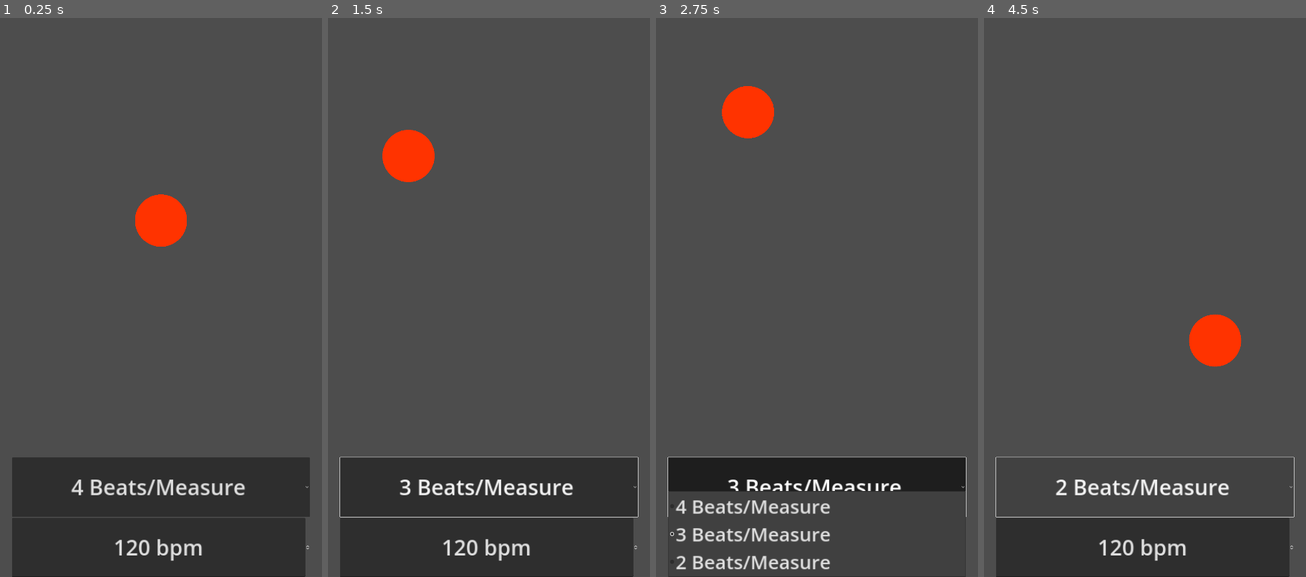
Above: before the commit, frames 1-4 (left to right).
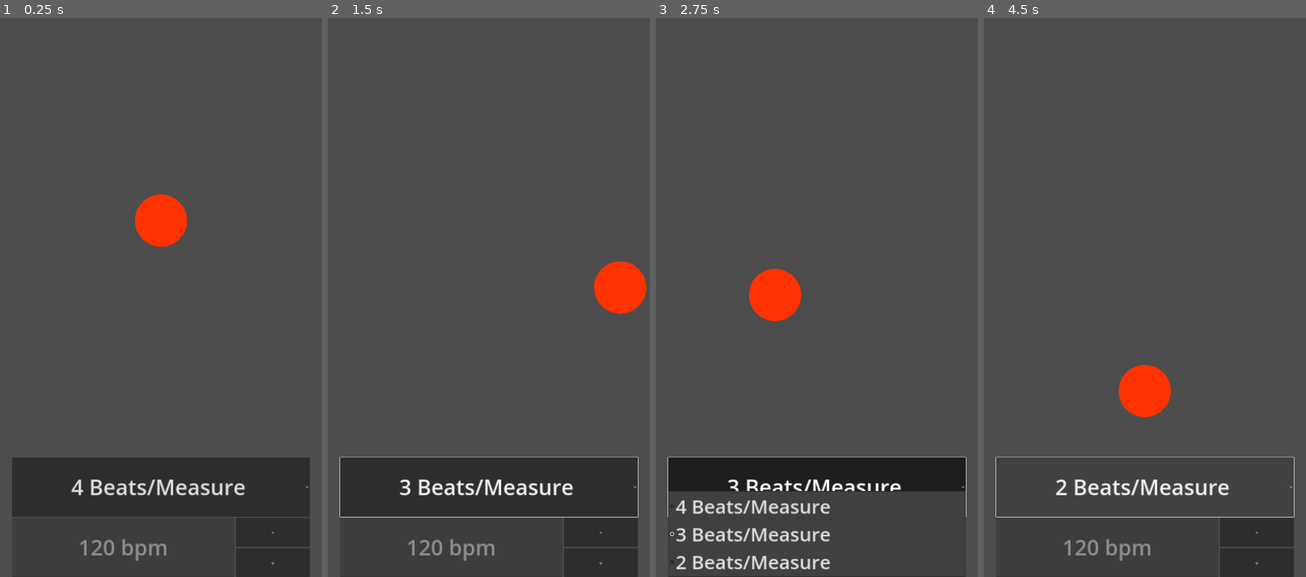
Above: after the commit, the same moments.

Repository: hackerkid27/virtual-conductor
Game: Godot game, scene res://scenes/Main.tscn
The game is run twice, just before and just after one commit, with the same random seed, the same clock (stepped at 60 frames per second) and the same inputs.
Inputs (mouse positions are in pixels of both pictures, inside the frame that each line leads up to):
- Up to frame 1 (0.25 s): no input
- Up to frame 2 (1.5 s): click "4 Beats/Measure" at 0.5 s; click (601, 532) at 1.25 s, where only the run after the commit has a clickable "^"
- Up to frame 3 (2.75 s): click "3 Beats/Measure" at 2 s
- Up to frame 4 (4.5 s): click (1257, 560) at 2.75 s, where only the run after the commit has a clickable "v"; click "2 Beats/Measure" at 3.5 s; click "2 Beats/Measure" at 4.25 s

The runs differ from the first frame. In frame 1, 0.8% of the frame differs, in the area x 24-97%, y 89-100%; in frame 2, 3.2%; in frame 3, 2.4%; in frame 4, 3.2%, in the area x 24-97%, y 52-100%.

Commit message:
Add custom spinbox ui to main scene

Diff:
--- a/scenes/ScratchUI.tscn
+++ /dev/null
@@ -1,74 +0,0 @@
-[gd_scene load_steps=3 format=3 uid="uid://bb2hmt65nhdkg"]
-
-[ext_resource type="Script" path="res://scripts/spinbox.gd" id="1_6s737"]
-[ext_resource type="Script" path="res://scripts/scratch_ui.gd" id="1_j8l6a"]
-
-[node name="ScratchUi" type="Control"]
-layout_mode = 3
-anchors_preset = 15
-anchor_right = 1.0
-anchor_bottom = 1.0
-grow_horizontal = 2
-grow_vertical = 2
-script = ExtResource("1_j8l6a")
-
-[node name="VBoxContainer" type="VBoxContainer" parent="."]
-custom_minimum_size = Vector2(750, 250)
-layout_mode = 1
-anchors_preset = 7
-anchor_left = 0.5
-anchor_top = 1.0
-anchor_right = 0.5
-anchor_bottom = 1.0
-offset_left = -500.0
-offset_top = -400.0
-offset_right = 500.0
-grow_horizontal = 2
-grow_vertical = 0
-
-[node name="BeatSelector" type="OptionButton" parent="VBoxContainer"]
-layout_mode = 2
-size_flags_vertical = 3
-alignment = 1
-text_overrun_behavior = 3
-selected = 0
-allow_reselect = true
-item_count = 3
-popup/item_0/text = "4 Beats/Measure"
-popup/item_1/text = "3 Beats/Measure"
-popup/item_1/id = 1
-popup/item_2/text = "2 Beats/Measure"
-popup/item_2/id = 2
-
-[node name="TempoSpinBox" type="HBoxContainer" parent="VBoxContainer"]
-layout_mode = 2
-size_flags_vertical = 3
-script = ExtResource("1_6s737")
-
-[node name="LineEdit" type="LineEdit" parent="VBoxContainer/TempoSpinBox"]
-layout_mode = 2
-size_flags_horizontal = 3
-size_flags_stretch_ratio = 0.75
-text = "120 bpm"
-alignment = 1
-editable = false
-virtual_keyboard_type = 2
-
-[node name="VBoxContainer" type="VBoxContainer" parent="VBoxContainer/TempoSpinBox"]
-layout_mode = 2
-size_flags_horizontal = 3
-size_flags_stretch_ratio = 0.25
-
-[node name="ButtonUp" type="Button" parent="VBoxContainer/TempoSpinBox/VBoxContainer"]
-layout_mode = 2
-size_flags_vertical = 3
-text = "^"
-
-[node name="ButtonDown" type="Button" parent="VBoxContainer/TempoSpinBox/VBoxContainer"]
-layout_mode = 2
-size_flags_vertical = 3
-text = "v"
-
-[connection signal="value_changed" from="VBoxContainer/TempoSpinBox" to="." method="_on_tempo_spin_box_value_changed"]
-[connection signal="pressed" from="VBoxContainer/TempoSpinBox/VBoxContainer/ButtonUp" to="VBoxContainer/TempoSpinBox" method="_on_button_up_pressed"]
-[connection signal="pressed" from="VBoxContainer/TempoSpinBox/VBoxContainer/ButtonDown" to="VBoxContainer/TempoSpinBox" method="_on_button_down_pressed"]
--- a/scenes/UI.tscn
+++ b/scenes/UI.tscn
@@ -1,6 +1,7 @@
-[gd_scene load_steps=2 format=3 uid="uid://uj0qug0ucqql"]
+[gd_scene load_steps=3 format=3 uid="uid://bb2hmt65nhdkg"]
 
 [ext_resource type="Script" path="res://scripts/ui.gd" id="1_hoidf"]
+[ext_resource type="Script" path="res://scripts/spinbox.gd" id="2_1xttq"]
 
 [node name="UI" type="Control"]
 layout_mode = 3
@@ -39,15 +40,35 @@
 popup/item_2/text = "2 Beats/Measure"
 popup/item_2/id = 2
 
-[node name="TempoSpinBox" type="SpinBox" parent="VBoxContainer"]
+[node name="TempoSpinBox" type="HBoxContainer" parent="VBoxContainer"]
 layout_mode = 2
 size_flags_vertical = 3
-min_value = 40.0
-max_value = 218.0
-value = 120.0
-rounded = true
+script = ExtResource("2_1xttq")
+
+[node name="LineEdit" type="LineEdit" parent="VBoxContainer/TempoSpinBox"]
+layout_mode = 2
+size_flags_horizontal = 3
+size_flags_stretch_ratio = 0.75
+text = "120 bpm"
 alignment = 1
-suffix = "bpm"
+editable = false
+virtual_keyboard_type = 2
 
-[connection signal="item_selected" from="VBoxContainer/BeatSelector" to="." method="_on_beat_selector_item_selected"]
+[node name="VBoxContainer" type="VBoxContainer" parent="VBoxContainer/TempoSpinBox"]
+layout_mode = 2
+size_flags_horizontal = 3
+size_flags_stretch_ratio = 0.25
+
+[node name="ButtonUp" type="Button" parent="VBoxContainer/TempoSpinBox/VBoxContainer"]
+layout_mode = 2
+size_flags_vertical = 3
+text = "^"
+
+[node name="ButtonDown" type="Button" parent="VBoxContainer/TempoSpinBox/VBoxContainer"]
+layout_mode = 2
+size_flags_vertical = 3
+text = "v"
+
 [connection signal="value_changed" from="VBoxContainer/TempoSpinBox" to="." method="_on_tempo_spin_box_value_changed"]
+[connection signal="pressed" from="VBoxContainer/TempoSpinBox/VBoxContainer/ButtonUp" to="VBoxContainer/TempoSpinBox" method="_on_button_up_pressed"]
+[connection signal="pressed" from="VBoxContainer/TempoSpinBox/VBoxContainer/ButtonDown" to="VBoxContainer/TempoSpinBox" method="_on_button_down_pressed"]
--- a/scripts/scratch_ui.gd
+++ /dev/null
@@ -1,12 +0,0 @@
-extends Control
-
-signal beat_changed(new_beat: int)
-signal tempo_changed(new_tempo: int)
-
-
-func _on_beat_selector_item_selected(index: int) -> void:
-	emit_signal("beat_changed", index)
-
-
-func _on_tempo_spin_box_value_changed(value: float) -> void:
-	emit_signal("tempo_changed", value)
Not shown: 1 places in scenes/Main.tscn that only renumber resources
